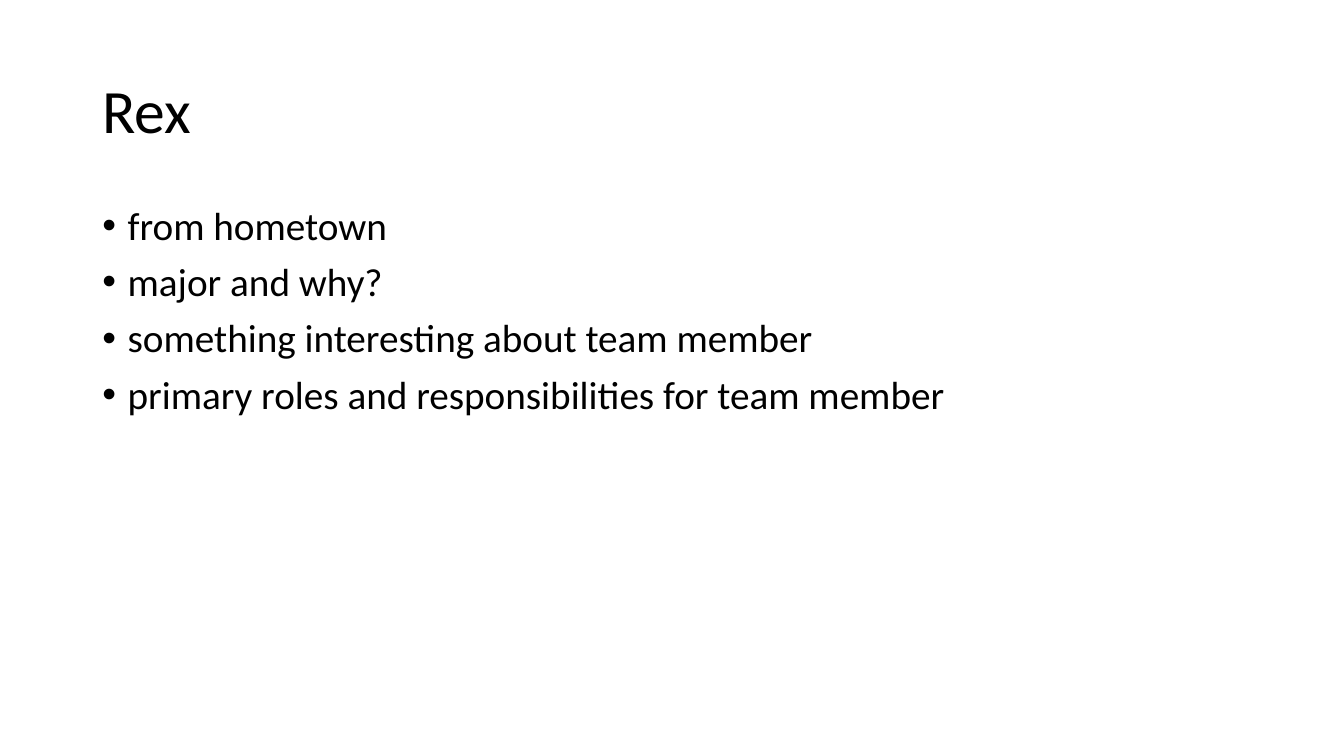
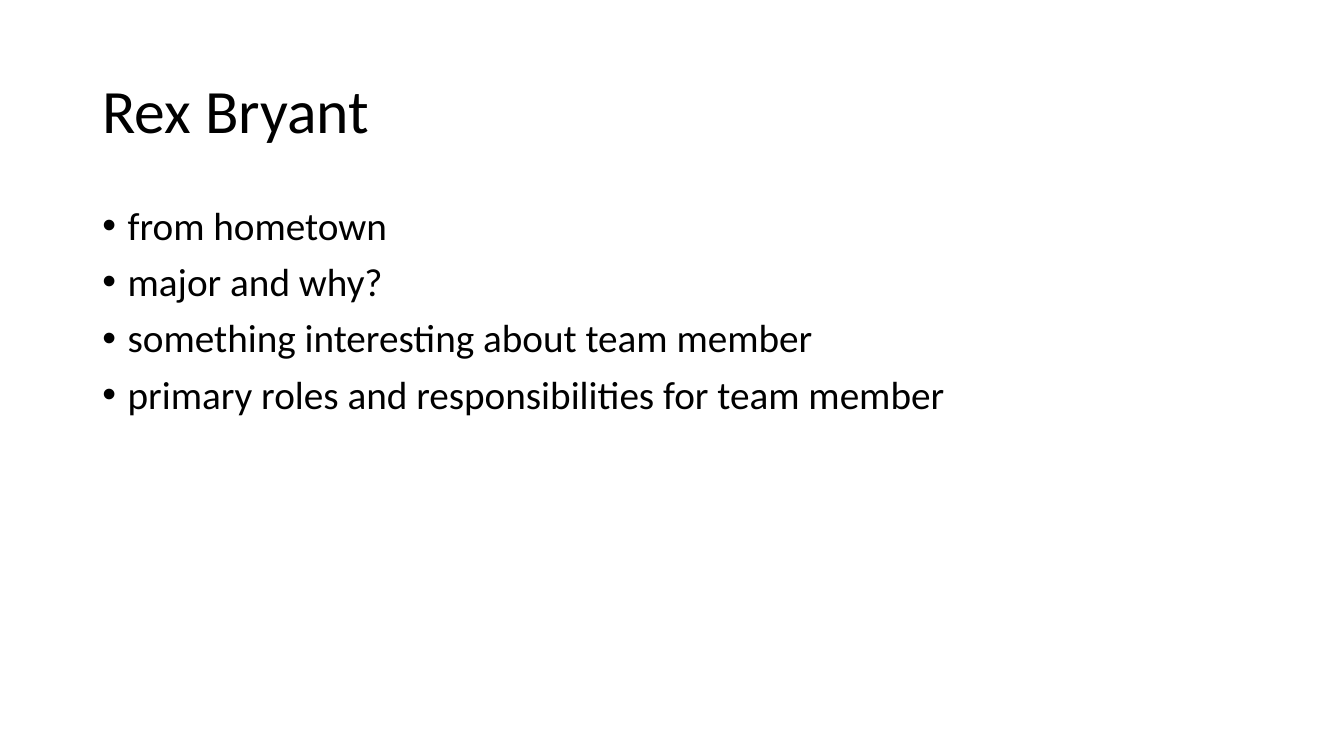
Before and after one commit to antoinemcabee/Mario-Bros., a slide deck: slide 5 of progressreport.pptx. Drawn at 1344x756 pixels with LibreOffice and Linux fonts; fonts in the diff are those of the drawing. Boxes give left, top, right and bottom in pixels: in the first picture for what was removed or moved away, otherwise in the second. Text is boxed around its words. In the diff, an @@ line names an element or a change of style, - is before the commit and + after.

```diff
--- a/progressreport.pptx
+++ b/progressreport.pptx
@@ title at [102, 93, 369, 143]: text changed @@
-Rex
+Rex Bryant
```
Also in this commit, not shown: 2 other slides changed.
